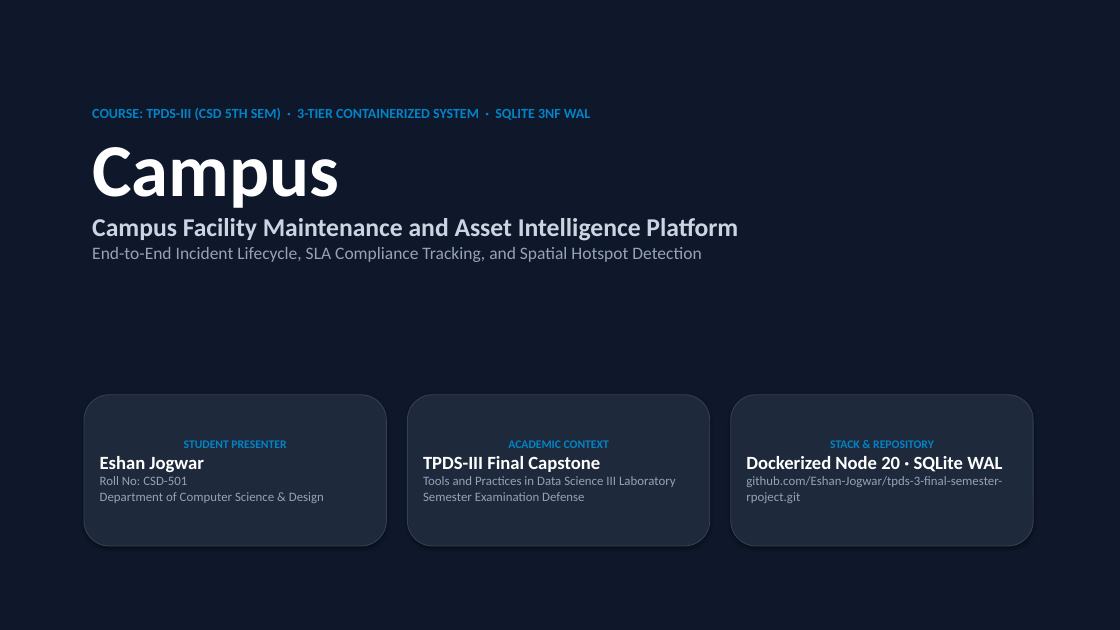
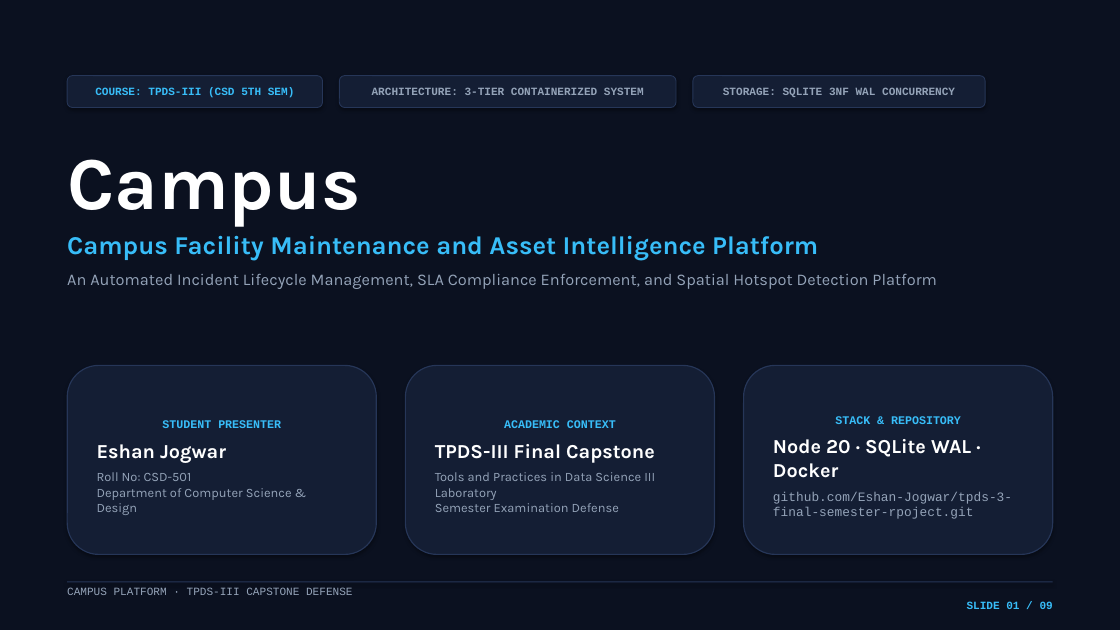
Before and after one commit to Eshan-Jogwar/tpds-3-final-semester-rpoject, a slide deck: slide 1 of presentation/Campus_Presentation_Editable.pptx. Drawn at 1120x630 pixels with LibreOffice and Linux fonts; fonts in the diff are those of the drawing. Boxes give left, top, right and bottom in pixels: in the first picture for what was removed or moved away, otherwise in the second. Text is boxed around its words. In the diff, an @@ line names an element or a change of style, - is before the commit and + after.

Commit message:
fix(presentation): generate native editable PowerPoint presentation with proper layout and remove floating deck controls

```diff
--- a/presentation/Campus_Presentation_Editable.pptx
+++ b/presentation/Campus_Presentation_Editable.pptx
@@ rectangle at (0,0,1120,630): fill #0F172A to #0B1120 @@
@@ rounded rectangle added at (67,76,323,108), fill #141E34, outline #263658 0.75 pt, 9.5 pt, text #38BDF8, bold @@
+COURSE: TPDS-III (CSD 5TH SEM)
@@ rounded rectangle added at (339,76,676,108), fill #141E34, outline #263658 0.75 pt, 9.5 pt, text #94A3B8, bold @@
+ARCHITECTURE: 3-TIER CONTAINERIZED SYSTEM
@@ rounded rectangle added at (693,76,986,108), fill #141E34, outline #263658 0.75 pt, 9.5 pt, text #94A3B8, bold @@
+STORAGE: SQLITE 3NF WAL CONCURRENCY
@@ text at (92,108,590,120): paragraph removed @@
-COURSE: TPDS-III (CSD 5TH SEM) · 3-TIER CONTAINERIZED SYSTEM · SQLITE 3NF WAL
@@ text "Campus": place and size @@
-text "Campus" at (92,108,738,262)
+text "Campus" at (67,159,936,289)
@@ text at (67,159,818,260): font Calibri to Karla in "Campus", "Campus Facility Maintenance and Asset Intelligence Platform"; text colour #CBD5E1 to #38BDF8 in "Campus Facility Maintenance and Asset Intelligence Platform"; more space between paragraphs @@
@@ text at (67,274,936,289): text changed; size 15 to 14 pt; font Calibri to Karla @@
-End-to-End Incident Lifecycle, SLA Compliance Tracking, and Spatial Hotspot Detection
+An Automated Incident Lifecycle Management, SLA Compliance Enforcement, and Spatial Hotspot Detection Platform
@@ rounded rectangle "STUDENT PRESENTER": place and size @@
-rounded rectangle "STUDENT PRESENTER" at (84,395,386,546)
+rounded rectangle "STUDENT PRESENTER" at (67,365,376,555)
@@ rounded rectangle "STUDENT PRESENTER" at (67,365,376,555): font Calibri to Courier New, text colour #0284C7 to #38BDF8 in "STUDENT PRESENTER"; size 16 to 17 pt in "Eshan Jogwar"; font Calibri to Karla in "Eshan Jogwar", "Roll No: CSD-501 Department of Computer Science ..."; more space between paragraphs; fill #1E293B to #141E34; outline #334155 0.75 pt to #263658 1 pt @@
@@ rounded rectangle "ACADEMIC CONTEXT": place and size @@
-rounded rectangle "ACADEMIC CONTEXT" at (408,395,710,546)
+rounded rectangle "ACADEMIC CONTEXT" at (406,365,715,555)
@@ rounded rectangle "ACADEMIC CONTEXT" at (406,365,715,555): font Calibri to Courier New, text colour #0284C7 to #38BDF8 in "ACADEMIC CONTEXT"; size 16 to 17 pt in "TPDS-III Final Capstone"; font Calibri to Karla in "TPDS-III Final Capstone", "Tools and Practices in Data Science III ..."; more space between paragraphs; fill #1E293B to #141E34; outline #334155 0.75 pt to #263658 1 pt @@
@@ rounded rectangle "STACK & REPOSITORY": place and size @@
-rounded rectangle "STACK & REPOSITORY" at (731,395,1033,546)
+rounded rectangle "STACK & REPOSITORY" at (744,365,1053,555)
@@ rounded rectangle "STACK & REPOSITORY" at (744,365,1053,555): fill #1E293B to #141E34; outline #334155 0.75 pt to #263658 1 pt @@
@@ text in rounded rectangle at (773,416,1012,519): font Calibri to Courier New in "STACK & REPOSITORY", "github.com/Eshan-Jogwar/tpds-3-final-semester-rpoject.git"; text colour #0284C7 to #38BDF8 in "STACK & REPOSITORY"; more space between paragraphs @@
@@ text in rounded rectangle at (773,439,971,478): text changed; size 16 to 17 pt; font Calibri to Karla @@
-Dockerized Node 20 · SQLite WAL
+Node 20 · SQLite WAL · Docker
@@ rectangle added at (67,581,1053,582), fill #263658 @@
@@ text added at (67,587,1053,609), 9.5 pt, text #94A3B8 @@
+CAMPUS PLATFORM · TPDS-III CAPSTONE DEFENSE
+SLIDE 01 / 09
```
Also in this commit, not shown: 8 other slides changed, 14 other files.
